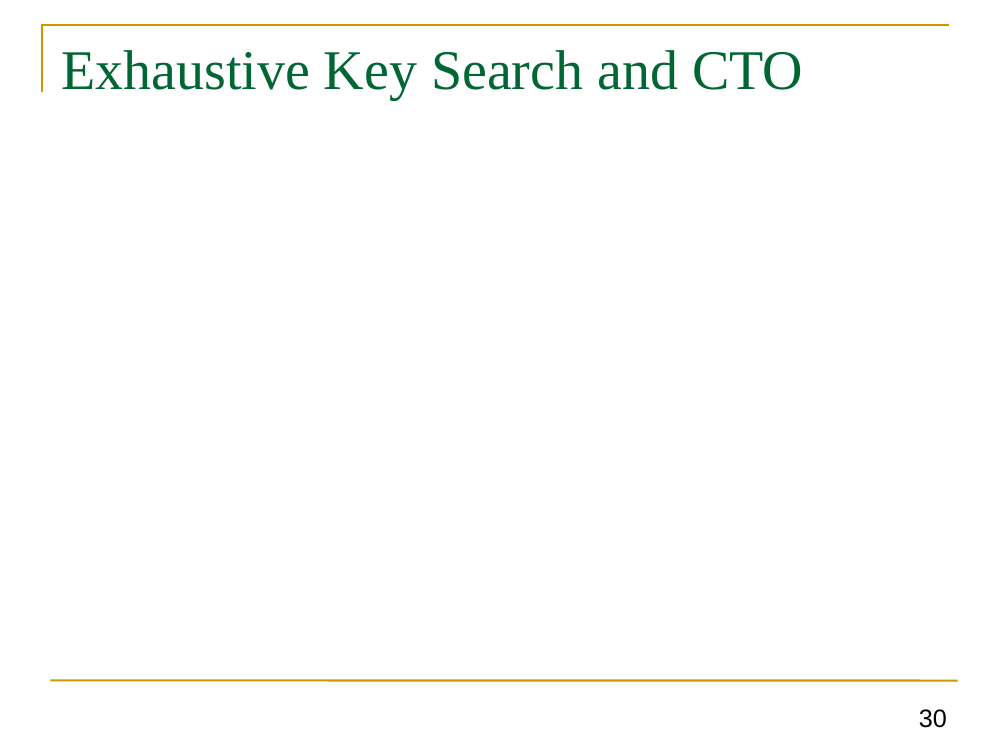
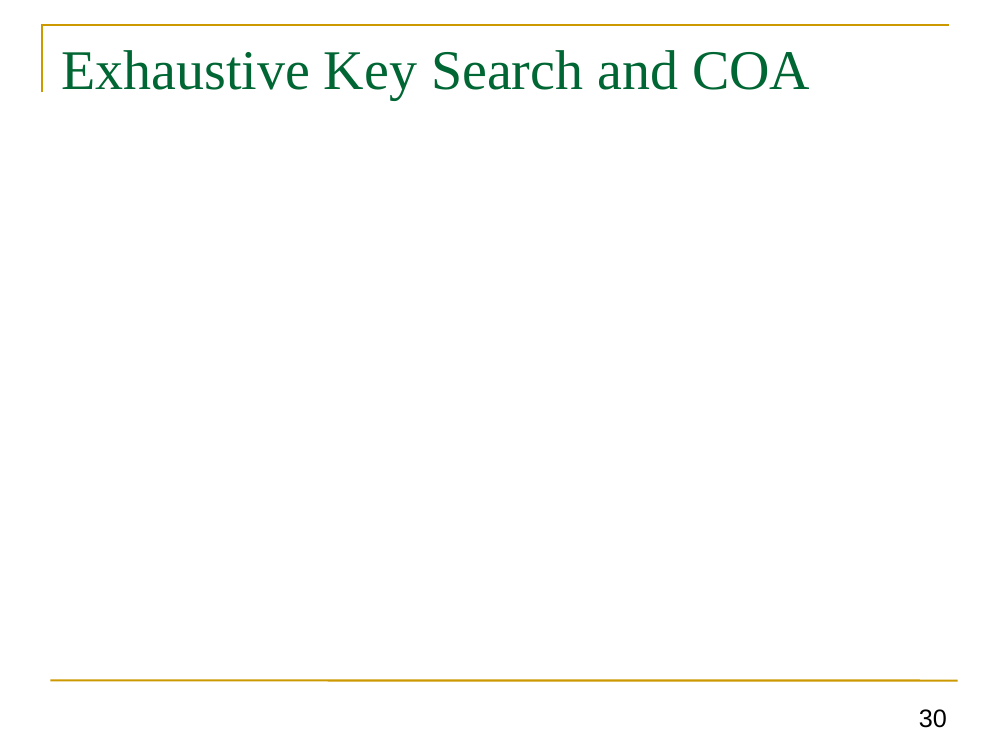
Before and after one commit to GhadaAlmashaqbeh/GhadaAlmashaqbeh.github.io, a slide deck: slide 30 of courses/cse3400-f2025/lecture2.pptx. Drawn at 1008x756 pixels with LibreOffice and Linux fonts; fonts in the diff are those of the drawing; grey boxes stand for pictures. Boxes give left, top, right and bottom in pixels: in the first picture for what was removed or moved away, otherwise in the second. Text is boxed around its words. In the diff, an @@ line names an element or a change of style, - is before the commit and + after.

```diff
--- a/courses/cse3400-f2025/lecture2.pptx
+++ b/courses/cse3400-f2025/lecture2.pptx
@@ title at (61,50,810,100): text changed @@
-Exhaustive Key Search and CTO
+Exhaustive Key Search and COA
```
Also in this commit, not shown: 4 other slides changed, 2 other files.
